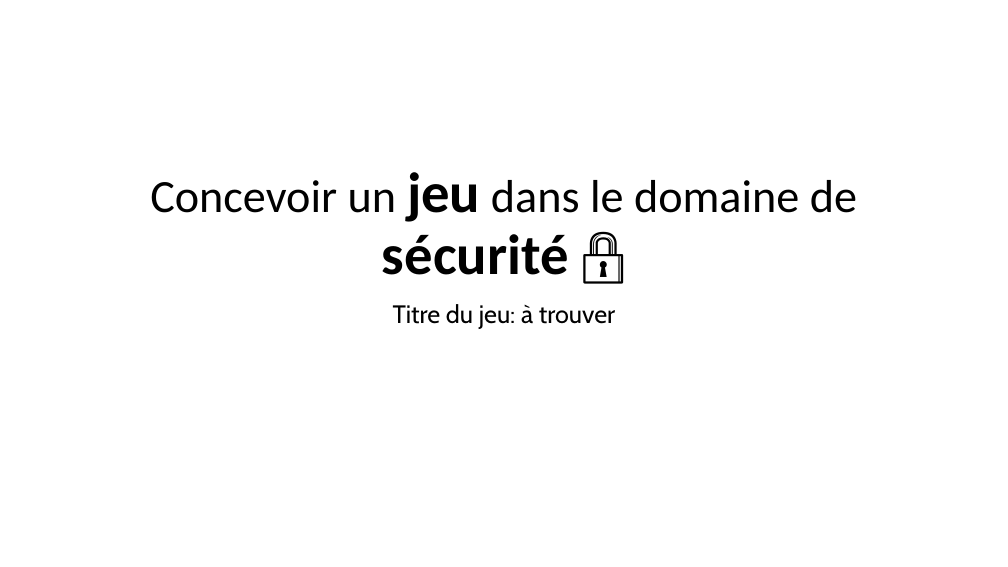
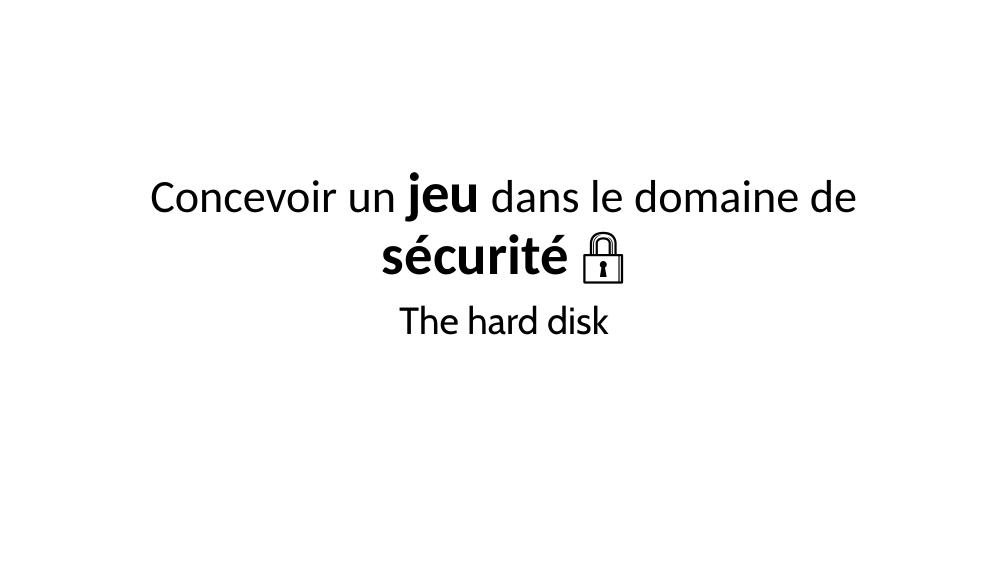
Before and after one commit to Fafishyle/Jeu_domaine_seccuritee, a slide deck: slide 1 of Slide_jeu.pptx. Drawn at 1008x567 pixels with LibreOffice and Linux fonts; fonts in the diff are those of the drawing. Boxes give left, top, right and bottom in pixels: in the first picture for what was removed or moved away, otherwise in the second. Text is boxed around its words. In the diff, an @@ line names an element or a change of style, - is before the commit and + after.

```diff
--- a/Slide_jeu.pptx
+++ b/Slide_jeu.pptx
@@ subtitle at [399, 305, 609, 335]: text changed; size 24 to 36 pt @@
-Titre du jeu: à trouver
+The hard disk
```
Also in this commit, not shown: 4 other files.
